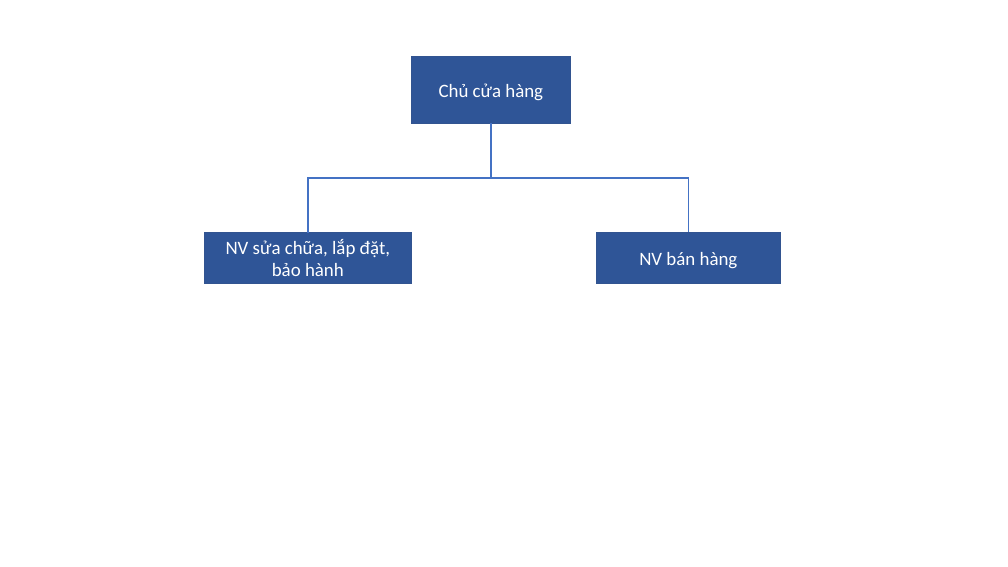
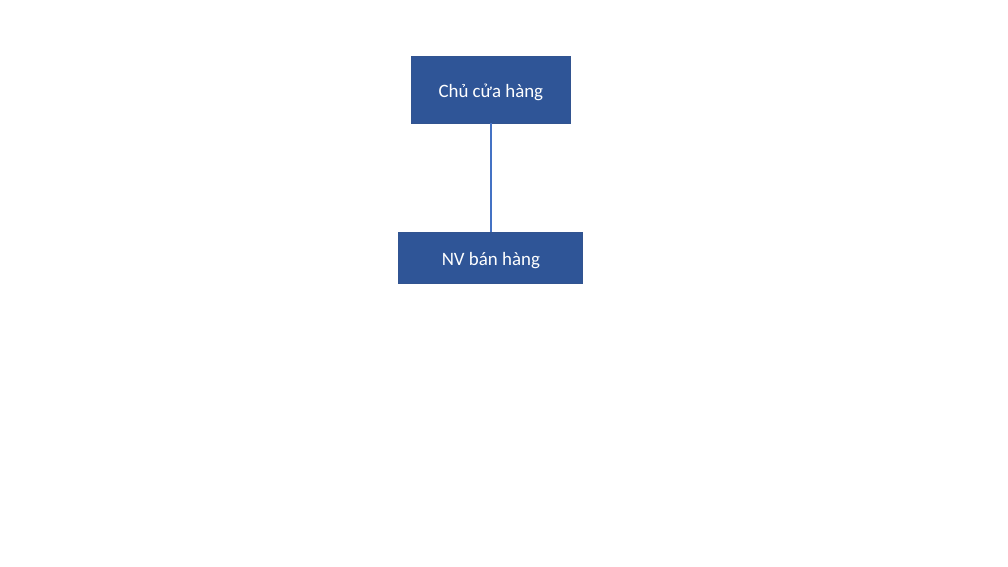
Before and after one commit to nghiemtruong07/DATN, a slide deck: slide 1 of Slide_DATN.pptx. Drawn at 1008x567 pixels with LibreOffice and Linux fonts; fonts in the diff are those of the drawing. Boxes give left, top, right and bottom in pixels: in the first picture for what was removed or moved away, otherwise in the second. Text is boxed around its words. In the diff, an @@ line names an element or a change of style, - is before the commit and + after.

```diff
--- a/Slide_DATN.pptx
+++ b/Slide_DATN.pptx
@@ elbow line removed from (491, 123) to (308, 233) @@
@@ elbow line moved from (491, 123) - (689, 233) to (491, 123) - (491, 233) @@
@@ rectangle removed at (x1=204, y1=233, x2=412, y2=284) @@
-NV sửa chữa, lắp đặt, bảo hành
@@ rectangle "NV bán hàng" moved from (x1=597, y1=233, x2=781, y2=284) to (x1=399, y1=233, x2=584, y2=284) @@
```
Also in this commit, not shown: 11 other files.
